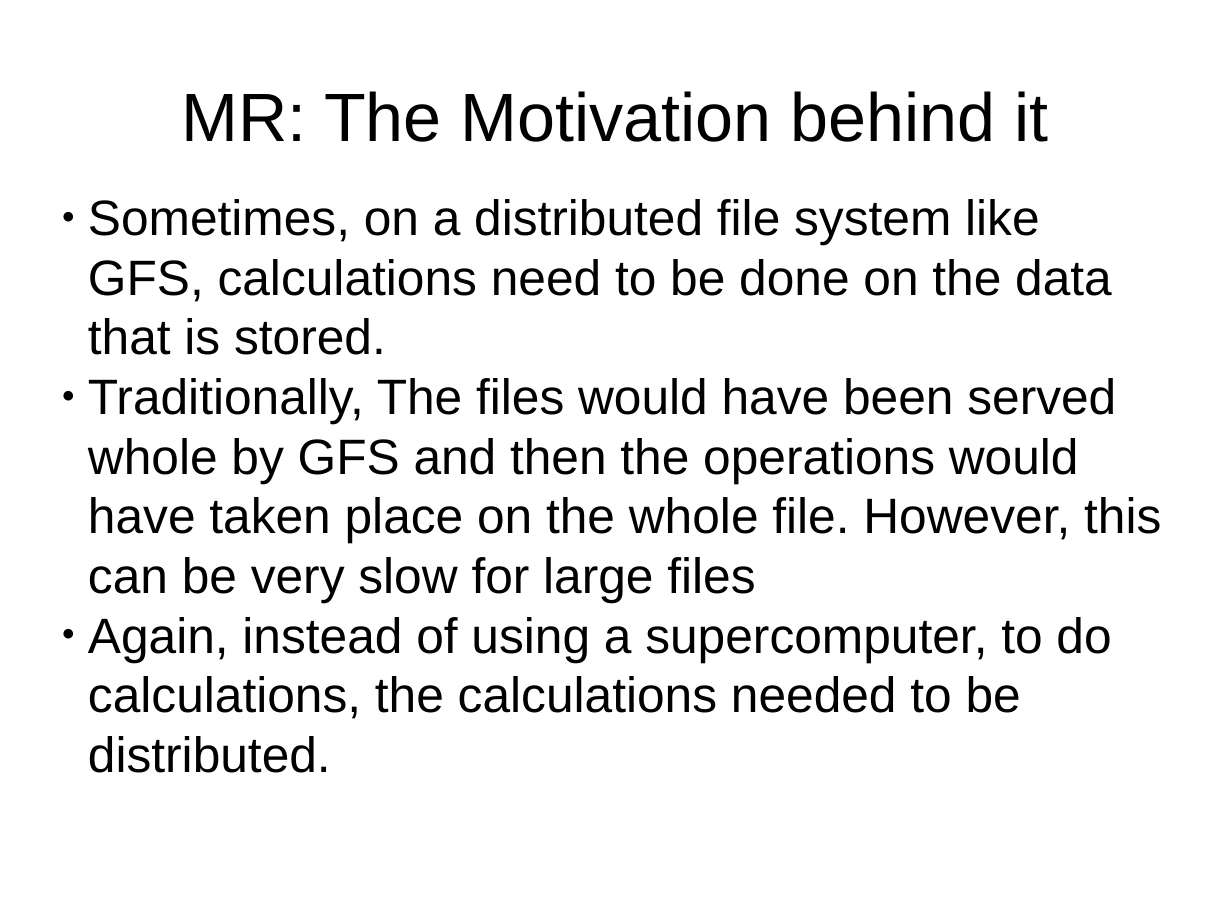
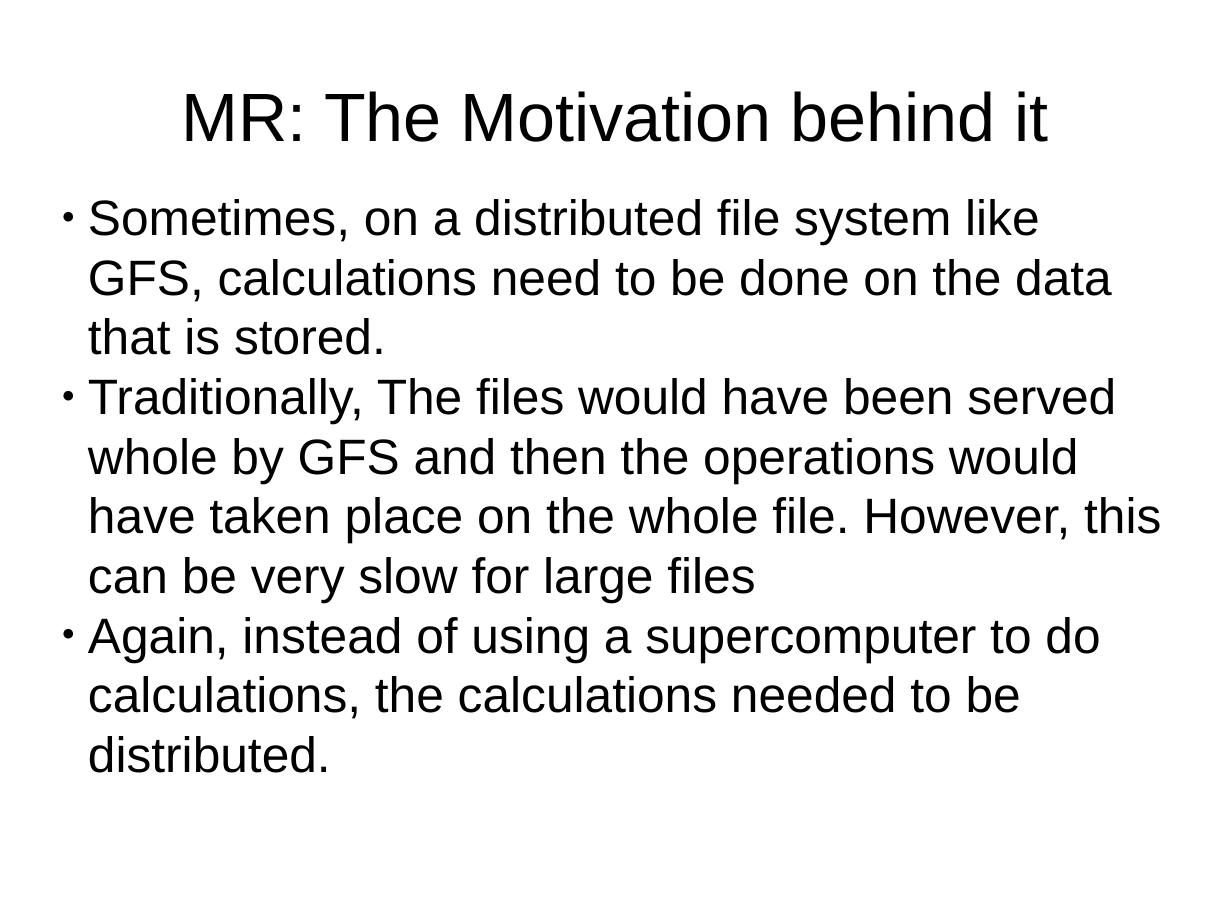
Before and after one commit to twcannon/MSDataSci, a slide deck: slide 10 of CSIS604/projects/assignment_4/assignment_4_ppt.pptx (slide 12 before the commit). Drawn at 1232x924 pixels with LibreOffice and Linux fonts; fonts in the diff are those of the drawing. Boxes give left, top, right and bottom in pixels: in the first picture for what was removed or moved away, otherwise in the second. Text is boxed around its words. In the diff, an @@ line names an element or a change of style, - is before the commit and + after.

```diff
--- a/CSIS604/projects/assignment_4/assignment_4_ppt.pptx
+++ b/CSIS604/projects/assignment_4/assignment_4_ppt.pptx
@@ text at box(88, 617, 1100, 773): text changed @@
-● Again, instead of using a supercomputer, to do calculations, the calculations needed to be distributed.
+● Again, instead of using a supercomputer to do calculations, the calculations needed to be distributed.
```
Also in this commit, not shown: 11 other slides changed, 2 slides removed, 6 other files.
